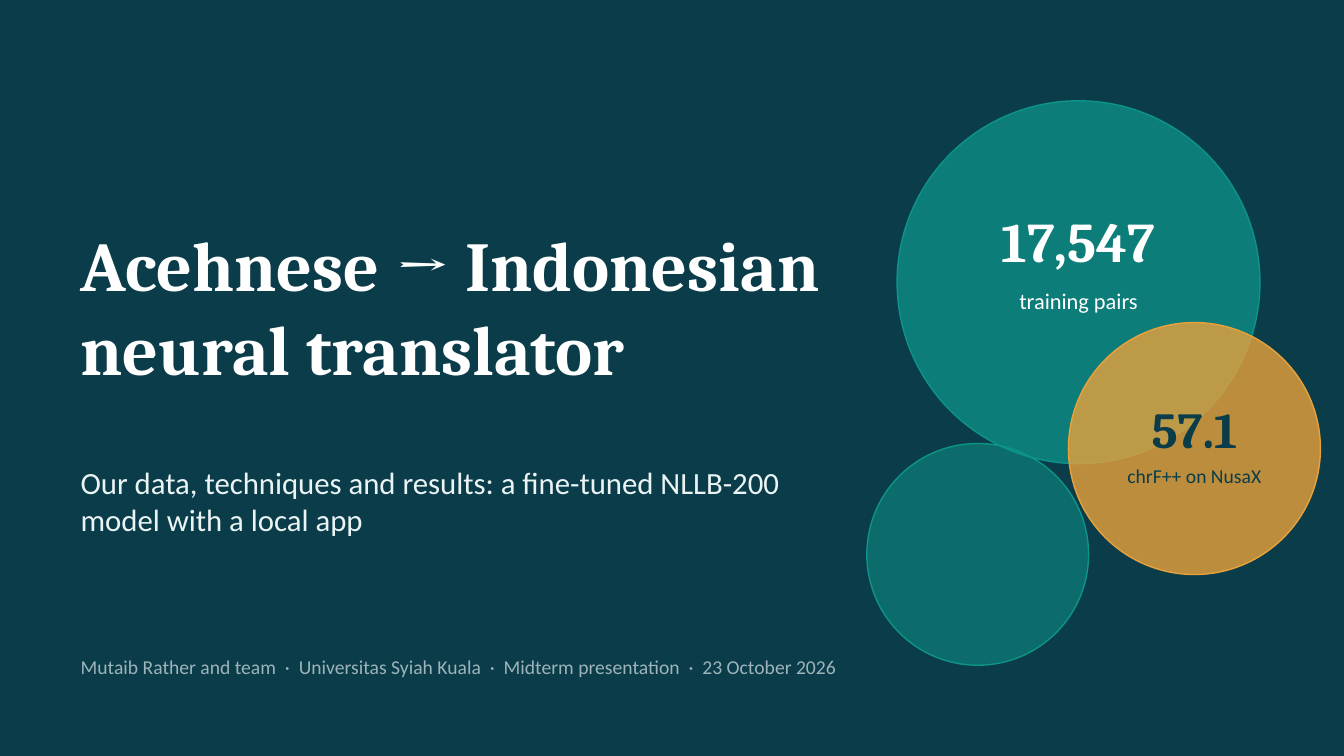
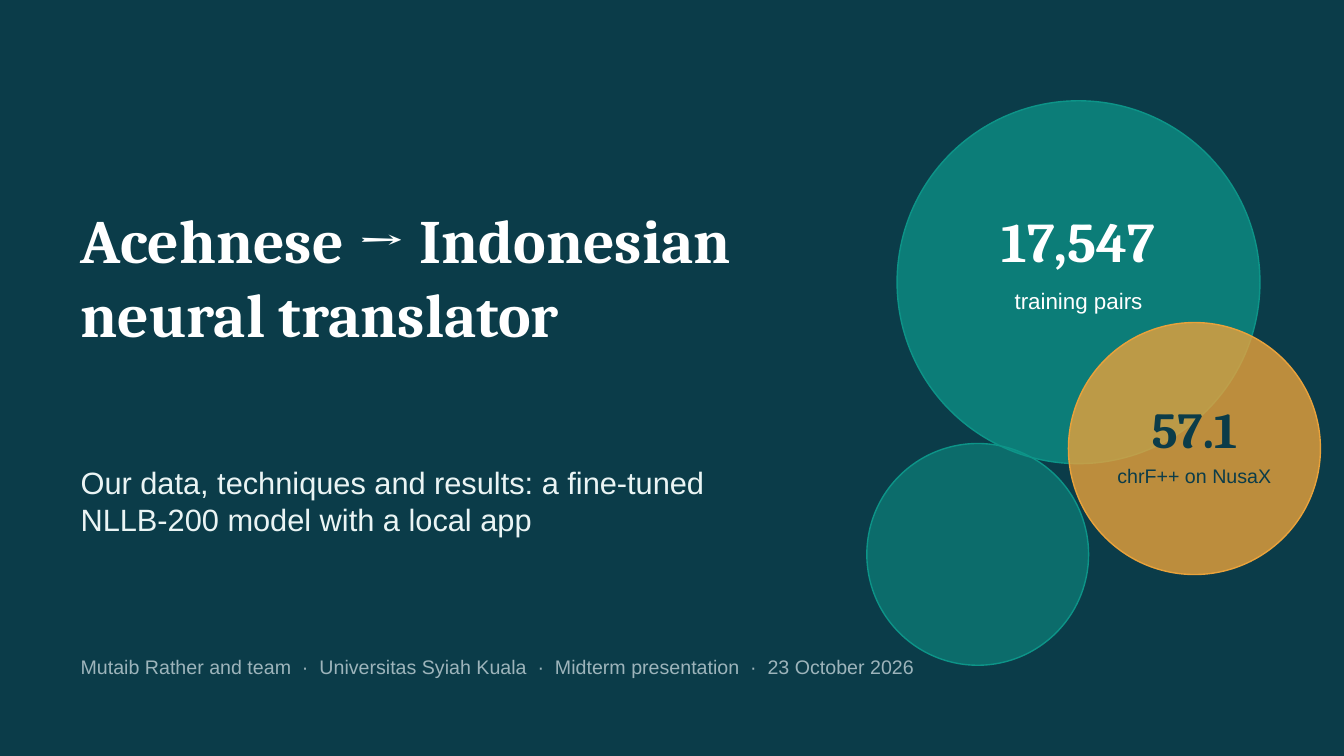
Before and after one commit to Mutaib-yye/aceh_code, a slide deck: slide 1 of reports/Acehnese_Indonesian_Translator_Presentation.pptx. Drawn at 1344x756 pixels with LibreOffice and Linux fonts; fonts in the diff are those of the drawing. Boxes give left, top, right and bottom in pixels: in the first picture for what was removed or moved away, otherwise in the second. Text is boxed around its words. In the diff, an @@ line names an element or a change of style, - is before the commit and + after.

```diff
--- a/reports/Acehnese_Indonesian_Translator_Presentation.pptx
+++ b/reports/Acehnese_Indonesian_Translator_Presentation.pptx
@@ title "Acehnese → Indonesian neural translator": place and size @@
-title "Acehnese → Indonesian neural translator" at [81, 242, 819, 376]
+title "Acehnese → Indonesian neural translator" at [81, 220, 731, 338]
@@ title "Acehnese → Indonesian neural translator" at [81, 220, 731, 338]: size 50 to 44 pt @@
@@ font Calibri to Arial in 4 elements at [81, 471, 704, 537], [81, 660, 914, 678], [1015, 292, 1142, 314], [1117, 469, 1271, 483] @@
```
Also in this commit, not shown: 23 other slides changed, 1 other file.
